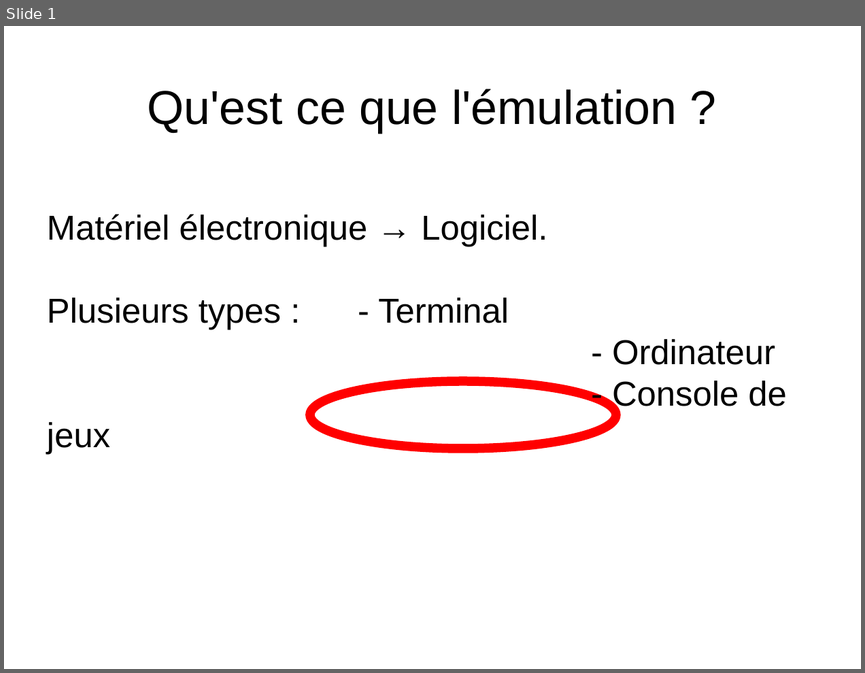
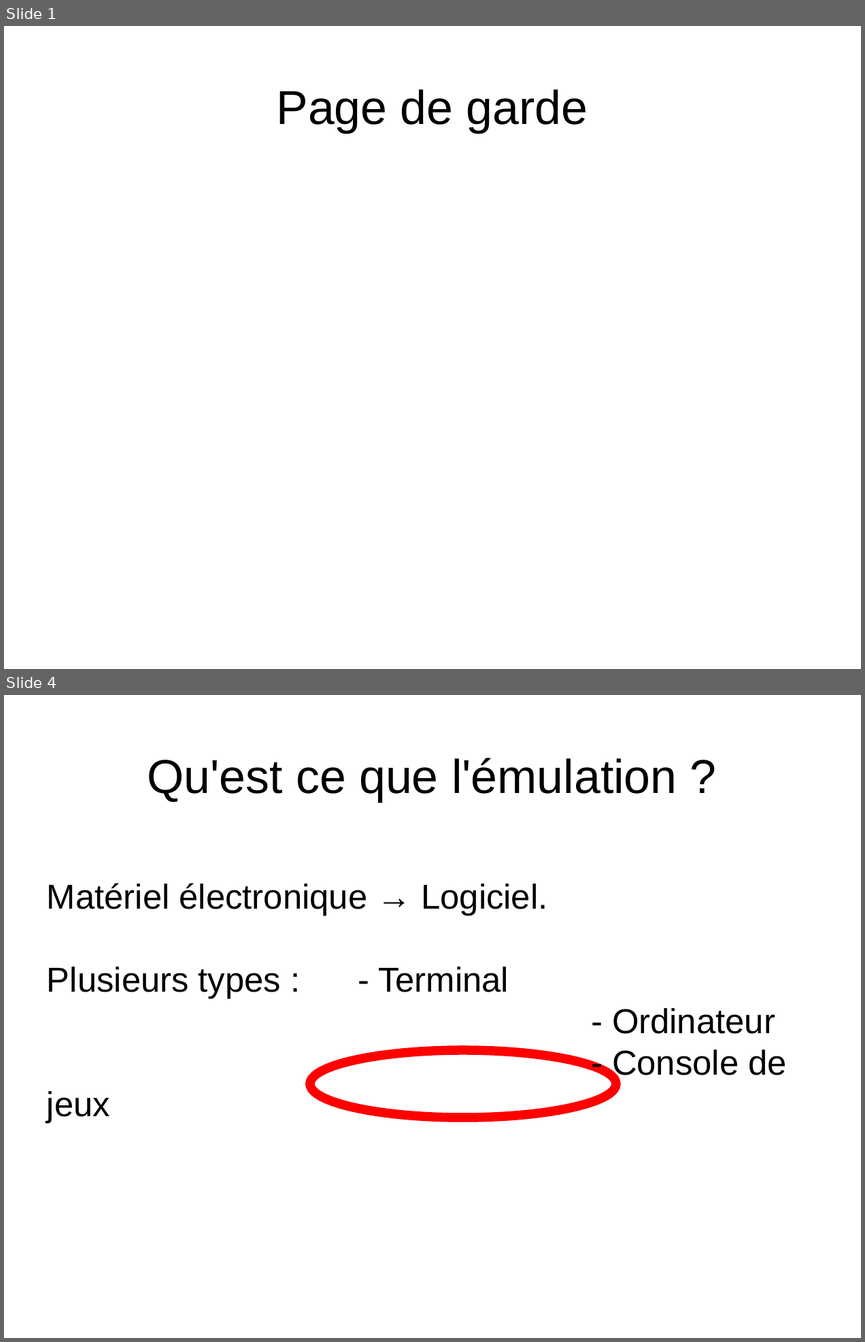
Before and after one commit to joakim-d/GroBoy, a slide deck: documents_TER/soutenance.odp. Shown one above the other, each under a label of ours: slide 1 before the commit, slides 1 and 4 after it; the slides between them are not shown. The pictures are 865x673 and 865x1342 pixels, drawn with LibreOffice and Linux fonts; fonts in the diff are those of the drawing. Boxes give left, top, right and bottom in pixels: in the first picture for what was removed or moved away, otherwise in the second. Text is boxed around its words. In the diff, an @@ line names an element or a change of style, - is before the commit and + after.

```diff
--- a/documents_TER/soutenance.odp
+++ b/documents_TER/soutenance.odp
@@ slide 1 added at [4,26,861,669], background #FFFFFF @@
@@ title added at [277,89,588,133], 44 pt, text #000000 @@
+Page de garde
@@ what was slide 1 is now slide 4 @@
```
Also in this commit, not shown: 2 slides changed, 23 other slides added.
